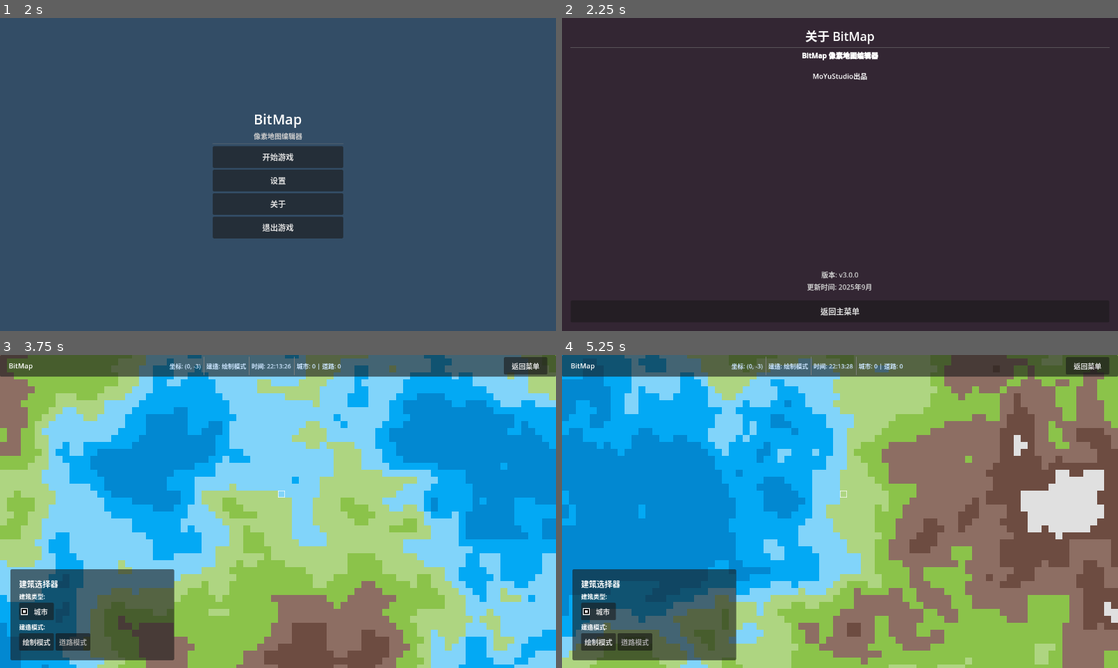
Above: before the commit, frames 1-4 (two rows, left to right).
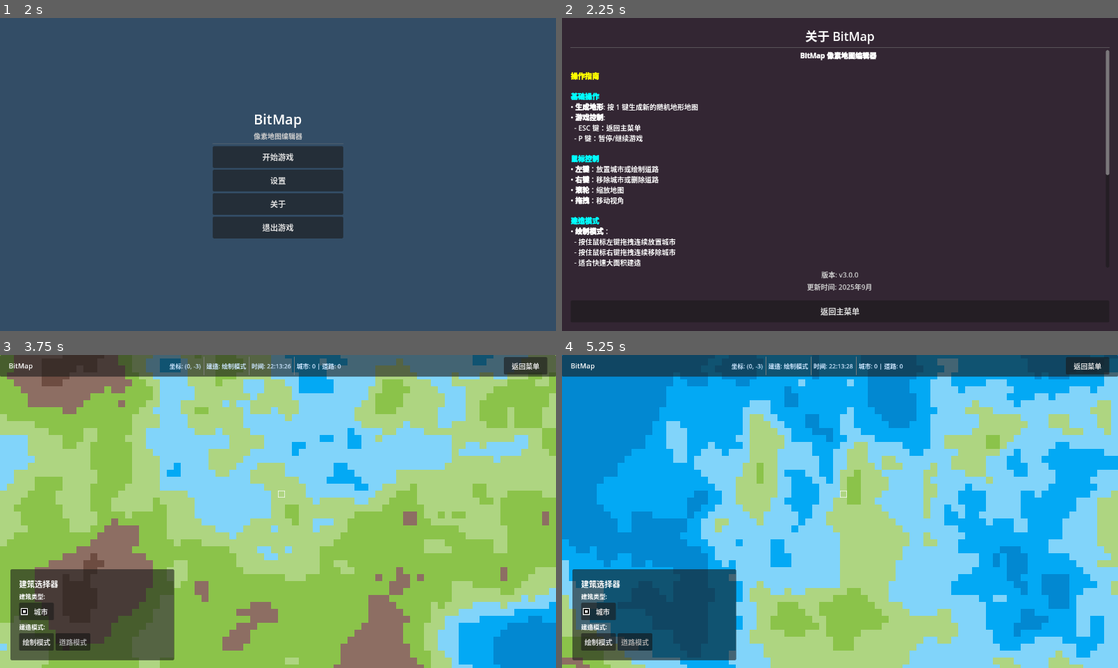
Above: after the commit, the same moments.

Repository: MoYuStudio/BitMap
Game: Godot game, scene res://src/main.tscn
Two runs of this game, one before a commit and one after it. Both use one fixed random seed, a clock stepped at 60 frames per second and the inputs below. Before the commit the project starts from res://src/scene/menu.tscn.
Inputs:
- Up to frame 1 (2 s): click "设置" at 0.5 s; click "返回主菜单" at 1.25 s
- Up to frame 2 (2.25 s): click "关于" at 2 s
- Up to frame 3 (3.75 s): click "返回主菜单" at 2.75 s; click "开始游戏" at 3.5 s
- Up to frame 4 (5.25 s): click "返回菜单" at 4.25 s; click "开始游戏" at 5 s

Frame 1 is identical in both runs. In frame 2, 3.5% of the frame differs, in the area x 1-99%, y 10-80%; in frame 3, 76%; in frame 4, 78%, in the area x 0-100%, y 0-100%.

Commit message:
优化页面切换逻辑

Diff:
--- a/project/project.godot
+++ b/project/project.godot
@@ -11,7 +11,7 @@
 [application]
 
 config/name="project"
-run/main_scene="res://src/scene/menu.tscn"
+run/main_scene="uid://b43y3wn6howad"
 config/features=PackedStringArray("4.4", "GL Compatibility")
 boot_splash/bg_color=Color(0, 0, 0, 1)
 boot_splash/show_image=false
--- a/project/src/main.tscn
+++ b/project/src/main.tscn
@@ -1,7 +1,14 @@
-[gd_scene load_steps=2 format=3 uid="uid://b43y3wn6howad"]
+[gd_scene load_steps=3 format=3 uid="uid://b43y3wn6howad"]
 
-[ext_resource type="PackedScene" uid="uid://cq7r7qskvm0a8" path="res://src/scene/scene_manager.tscn" id="1_scene_manager"]
+[ext_resource type="PackedScene" uid="uid://b1o6fcsmypffo" path="res://src/scene/scene_controller.tscn" id="1_controller"]
+[ext_resource type="AudioStream" uid="uid://biqr1w23y3amc" path="res://assets/Sunrise in Paris - Dan Henig.mp3" id="2_gh0ne"]
 
 [node name="Main" type="Node"]
 
-[node name="SceneManager" parent="." instance=ExtResource("1_scene_manager")]
+[node name="SceneController" parent="." instance=ExtResource("1_controller")]
+
+[node name="AudioStreamPlayer" type="AudioStreamPlayer" parent="."]
+stream = ExtResource("2_gh0ne")
+volume_db = -20.0
+autoplay = true
+parameters/looping = true
--- a/project/src/scene/about.gd
+++ b/project/src/scene/about.gd
@@ -1,4 +1,7 @@
 extends Control
+
+# 信号定义
+signal back_to_menu
 
 func _ready():
 	# 连接按钮信号
@@ -9,4 +12,4 @@
 	$CanvasLayer/VBoxContainer/ScrollContainer/VBoxContainer/UpdateLabel.text = "更新时间: 2025年9月"
 
 func _on_back_button_pressed():
-	get_tree().change_scene_to_file("res://src/scene/menu.tscn")
+	back_to_menu.emit()
--- a/project/src/scene/about.tscn
+++ b/project/src/scene/about.tscn
@@ -57,7 +57,41 @@
 bbcode_enabled = true
 text = "[center][b]BitMap 像素地图编辑器[/b][/center]
 
-[center]MoYuStudio出品"
+[color=yellow][b]操作指南[/b][/color]
+
+[color=cyan][b]基础操作[/b][/color]
+• [b]生成地形[/b]: 按 [color=white]1[/color] 键生成新的随机地形地图
+• [b]游戏控制[/b]:
+  - [color=white]ESC[/color] 键：返回主菜单
+  - [color=white]P[/color] 键：暂停/继续游戏
+
+[color=cyan][b]鼠标控制[/b][/color]
+• [b]左键[/b]：放置城市或绘制道路
+• [b]右键[/b]：移除城市或删除道路
+• [b]滚轮[/b]：缩放地图
+• [b]拖拽[/b]：移动视角
+
+[color=cyan][b]建造模式[/b][/color]
+• [b]绘制模式[/b]：
+  - 按住鼠标左键拖拽连续放置城市
+  - 按住鼠标右键拖拽连续移除城市
+  - 适合快速大面积建造
+
+• [b]道路模式[/b]：
+  - 左键点击开始绘制道路（铁路、高速公路或公路）
+  - 继续左键点击添加中间点
+  - 再次左键点击城市或空白处结束绘制
+  - 右键取消当前道路绘制
+  - 按住右键拖拽可以连续删除多条道路
+
+[color=cyan][b]地形系统[/b][/color]
+支持8级高度图地形：深海、深水、浅水、海岸、平原、丘陵、山地、高山
+
+[color=cyan][b]城市系统[/b][/color]
+• 使用中国古典风格名称
+• 每个城市都有唯一名称，避免重复
+• 支持点击城市进行交互
+• 城市可以连接到道路网络"
 
 [node name="VersionLabel" type="Label" parent="CanvasLayer/VBoxContainer/ScrollContainer/VBoxContainer"]
 layout_mode = 2
@@ -70,7 +104,7 @@
 layout_mode = 2
 theme_override_colors/font_color = Color(0.8, 0.8, 0.8, 1)
 theme_override_font_sizes/font_size = 16
-text = "更新时间: 2025年9月"
+text = "MoYuStudio 荣誉出品"
 horizontal_alignment = 1
 
 [node name="BackButton" type="Button" parent="CanvasLayer/VBoxContainer"]
--- a/project/src/scene/game.gd
+++ b/project/src/scene/game.gd
@@ -1,4 +1,7 @@
 extends Control
+
+# 信号定义
+signal back_to_menu
 
 # 游戏控制变量
 var is_paused = false
@@ -47,7 +50,7 @@
 	if event.is_action_pressed("ui_cancel"):
 		# 恢复鼠标光标显示
 		Input.set_mouse_mode(Input.MOUSE_MODE_VISIBLE)
-		get_tree().change_scene_to_file("res://src/scene/menu.tscn")
+		back_to_menu.emit()
 
 	# 处理P键暂停游戏
 	if event.is_action_pressed("ui_accept") and event.keycode == KEY_P:
@@ -61,7 +64,7 @@
 func _on_back_to_menu():
 	# 恢复鼠标光标显示
 	Input.set_mouse_mode(Input.MOUSE_MODE_VISIBLE)
-	get_tree().change_scene_to_file("res://src/scene/menu.tscn")
+	back_to_menu.emit()
 
 # UI更新函数
 func update_time_display():
--- a/project/src/scene/menu.gd
+++ b/project/src/scene/menu.gd
@@ -1,4 +1,10 @@
 extends Control
+
+# 信号定义
+signal start_game
+signal open_settings
+signal open_about
+signal quit_game
 
 func _ready():
 	# 连接按钮信号
@@ -8,13 +14,13 @@
 	$CanvasLayer/VBoxContainer/QuitButton.pressed.connect(_on_quit_button_pressed)
 
 func _on_start_button_pressed():
-	get_tree().change_scene_to_file("res://src/scene/game.tscn")
+	start_game.emit()
 
 func _on_settings_button_pressed():
-	get_tree().change_scene_to_file("res://src/scene/settings.tscn")
+	open_settings.emit()
 
 func _on_about_button_pressed():
-	get_tree().change_scene_to_file("res://src/scene/about.tscn")
+	open_about.emit()
 
 func _on_quit_button_pressed():
-	get_tree().quit()
+	quit_game.emit()
--- /dev/null
+++ b/project/src/scene/scene_controller.gd
@@ -0,0 +1,75 @@
+extends Control
+
+# 当前场景
+var current_scene: Control
+
+func _ready():
+	# 设置场景控制器为全屏
+	set_anchors_and_offsets_preset(Control.PRESET_FULL_RECT)
+
+	# 显示菜单场景
+	show_menu()
+
+func load_and_show_scene(scene_path: String):
+	# 清除当前场景
+	if current_scene:
+		current_scene.queue_free()
+		current_scene = null
+
+	# 加载新场景
+	var scene_resource = load(scene_path)
+	var new_scene = scene_resource.instantiate()
+
+	# 设置场景为全屏
+	new_scene.set_anchors_and_offsets_preset(Control.PRESET_FULL_RECT)
+
+	# 添加到场景树
+	add_child(new_scene)
+	current_scene = new_scene
+
+	# 连接信号
+	connect_scene_signals(new_scene)
+
+	print("加载并显示场景: ", scene_path)
+
+func connect_scene_signals(scene: Control):
+	# 根据场景类型连接不同的信号
+	if scene.name == "MenuScene":
+		scene.start_game.connect(_on_start_game)
+		scene.open_settings.connect(_on_open_settings)
+		scene.open_about.connect(_on_open_about)
+		scene.quit_game.connect(_on_quit_game)
+	elif scene.name == "SettingsScene":
+		scene.back_to_menu.connect(_on_back_to_menu)
+	elif scene.name == "GameScene":
+		scene.back_to_menu.connect(_on_back_to_menu)
+	elif scene.name == "AboutScene":
+		scene.back_to_menu.connect(_on_back_to_menu)
+
+func show_menu():
+	load_and_show_scene("res://src/scene/menu.tscn")
+
+func show_settings():
+	load_and_show_scene("res://src/scene/settings.tscn")
+
+func show_game():
+	load_and_show_scene("res://src/scene/game.tscn")
+
+func show_about():
+	load_and_show_scene("res://src/scene/about.tscn")
+
+# 信号处理函数
+func _on_start_game():
+	show_game()
+
+func _on_open_settings():
+	show_settings()
+
+func _on_open_about():
+	show_about()
+
+func _on_quit_game():
+	get_tree().quit()
+
+func _on_back_to_menu():
+	show_menu()
--- /dev/null
+++ b/project/src/scene/scene_controller.tscn
@@ -0,0 +1,12 @@
+[gd_scene load_steps=2 format=3 uid="uid://b1o6fcsmypffo"]
+
+[ext_resource type="Script" uid="uid://credysem0agt3" path="res://src/scene/scene_controller.gd" id="1_controller"]
+
+[node name="SceneController" type="Control"]
+layout_mode = 3
+anchors_preset = 15
+anchor_right = 1.0
+anchor_bottom = 1.0
+grow_horizontal = 2
+grow_vertical = 2
+script = ExtResource("1_controller")
--- a/project/src/scene/settings.gd
+++ b/project/src/scene/settings.gd
@@ -1,4 +1,7 @@
 extends Control
+
+# 信号定义
+signal back_to_menu
 
 # 设置项
 var settings = {
@@ -30,7 +33,7 @@
 
 func _on_back_button_pressed():
 	save_settings()
-	get_tree().change_scene_to_file("res://src/scene/menu.tscn")
+	back_to_menu.emit()
 
 func _on_master_volume_changed(value: float):
 	settings.master_volume = value
Not shown, added: project/src/scene/scene_controller.gd.uid
